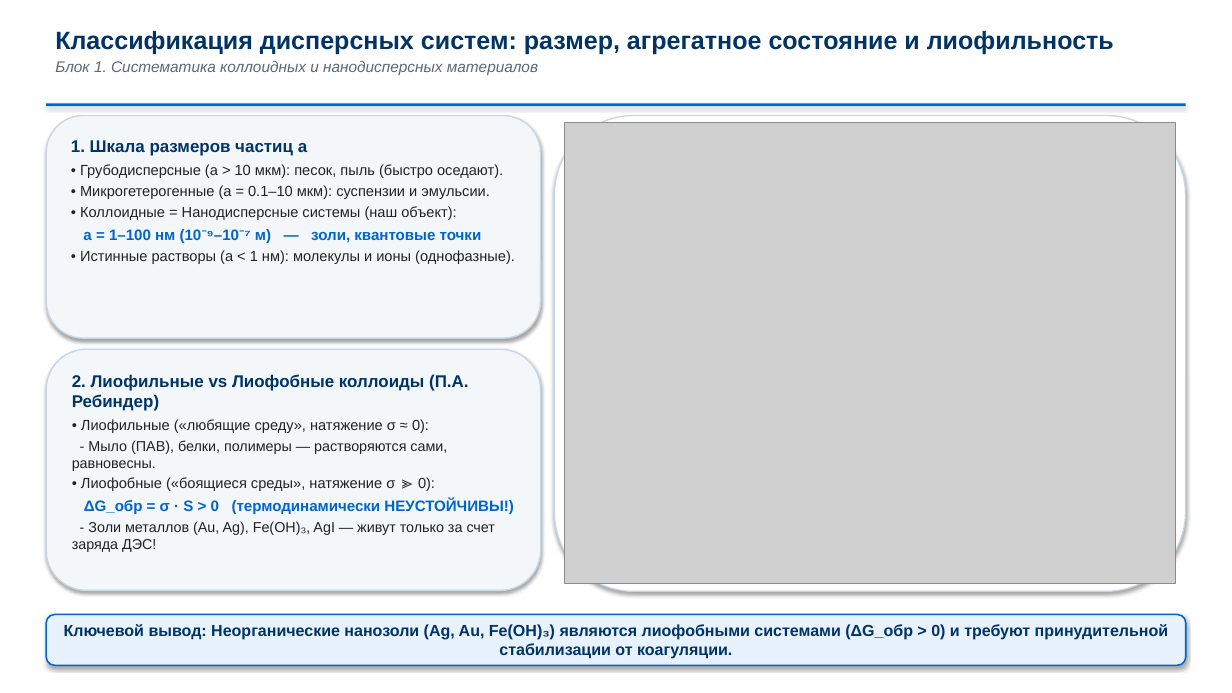
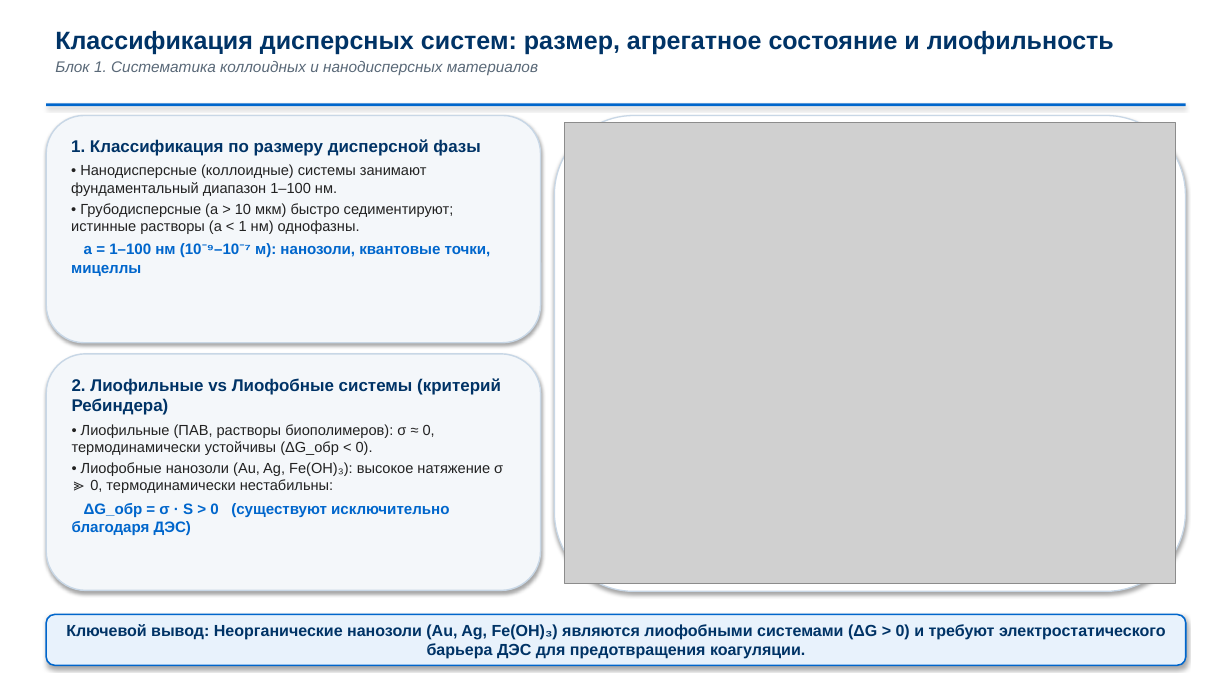
Before and after one commit to brattri3/nanophysics-course, a slide deck: slide 3 of course_materials/semester_4/lectures/lecture_03_colloids.pptx. Drawn at 1232x693 pixels with LibreOffice and Linux fonts; fonts in the diff are those of the drawing; grey boxes stand for pictures. Boxes give left, top, right and bottom in pixels: in the first picture for what was removed or moved away, otherwise in the second. Text is boxed around its words. In the diff, an @@ line names an element or a change of style, - is before the commit and + after.

Commit message:
Update Lecture 03 Section 1 (Slides 1-5: Faraday gold sol vs iron oxide aggregates, Occam/Pareto style) and Slide 17

```diff
--- a/course_materials/semester_4/lectures/lecture_03_colloids.pptx
+++ b/course_materials/semester_4/lectures/lecture_03_colloids.pptx
@@ rounded rectangle "1. Классификация по размеру дисперсной ...": place and size @@
-rounded rectangle "1. Классификация по размеру дисперсной ..." at [46,116,541,338]
+rounded rectangle "1. Классификация по размеру дисперсной ..." at [46,116,541,343]
@@ text in rounded rectangle at [71,139,491,276]: text changed @@
-1. Шкала размеров частиц a
-• Грубодисперсные (a > 10 мкм): песок, пыль (быстро оседают).
-• Микрогетерогенные (a = 0.1–10 мкм): суспензии и эмульсии.
-• Коллоидные = Нанодисперсные системы (наш объект):
-a = 1–100 нм (10⁻⁹–10⁻⁷ м) — золи, квантовые точки
-• Истинные растворы (a < 1 нм): молекулы и ионы (однофазные).
+1. Классификация по размеру дисперсной фазы
+• Нанодисперсные (коллоидные) системы занимают фундаментальный диапазон 1–100 нм.
+• Грубодисперсные (a > 10 мкм) быстро седиментируют; истинные растворы (a < 1 нм) однофазны.
+a = 1–100 нм (10⁻⁹–10⁻⁷ м): нанозоли, квантовые точки, мицеллы
@@ rounded rectangle "2. Лиофильные vs Лиофобные системы ...": place and size @@
-rounded rectangle "2. Лиофильные vs Лиофобные системы ..." at [46,349,541,591]
+rounded rectangle "2. Лиофильные vs Лиофобные системы ..." at [46,354,541,591]
@@ text in rounded rectangle at [72,378,503,535]: text changed; size 11.2 to 11.4 pt @@
-2. Лиофильные vs Лиофобные коллоиды (П.А. Ребиндер)
-• Лиофильные («любящие среду», натяжение σ ≈ 0):
-- Мыло (ПАВ), белки, полимеры — растворяются сами, равновесны.
-• Лиофобные («боящиеся среды», натяжение σ ≫ 0):
-ΔG_обр = σ · S > 0 (термодинамически НЕУСТОЙЧИВЫ!)
-- Золи металлов (Au, Ag), Fe(OH)₃, AgI — живут только за счет заряда ДЭС!
+2. Лиофильные vs Лиофобные системы (критерий Ребиндера)
+• Лиофильные (ПАВ, растворы биополимеров): σ ≈ 0, термодинамически устойчивы (ΔG_обр < 0).
+• Лиофобные нанозоли (Au, Ag, Fe(OH)₃): высокое натяжение σ ≫ 0, термодинамически нестабильны:
+ΔG_обр = σ · S > 0 (существуют исключительно благодаря ДЭС)
@@ text in rounded rectangle at [66,624,1166,659]: text changed @@
-Ключевой вывод: Неорганические нанозоли (Ag, Au, Fe(OH)₃) являются лиофобными системами (ΔG_обр > 0) и требуют принудительной стабилизации от коагуляции.
+Ключевой вывод: Неорганические нанозоли (Au, Ag, Fe(OH)₃) являются лиофобными системами (ΔG > 0) и требуют электростатического барьера ДЭС для предотвращения коагуляции.
```
Also in this commit, not shown: 5 other slides changed, 2 other files.
